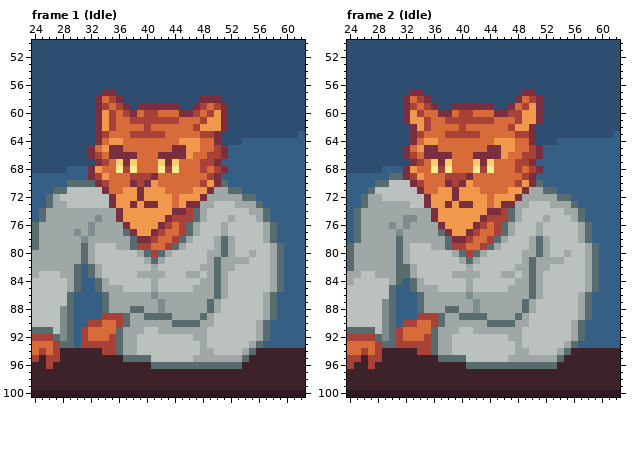
One commit to this pixel-art file: Personal_Roberto/ASEPRITE/2. SideCharacters/AllIdles.aseprite. The picture above was drawn from the file before the commit.
384x144 pixels, 12 frames. Colours within 5 levels of each other are drawn and written as one. Shown: frame 1 (Idle): x 24..62, y 50..100; frame 2 (Idle): x 24..62, y 50..100. The commit also changed other frames or places, which this record leaves out.
The result:
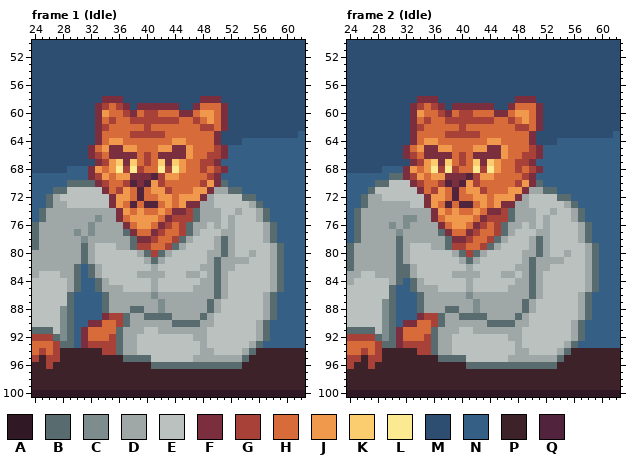
Palette (. is transparent): A #301924  B #586b6f  C #7d8c8c  D #9fa8a6  E #bbc1be  F #7b2e3d  G #a84239  H #d86b3a  J #f0984b  K #fbcd6e  L #fcea92  M #2d4e71  N #365f85  P #3d222a  Q #52233c
The edit:
--- frame 1 (Idle), layer "Wallace"
@@ x 31..57 @@
  56 MMMMMMMMMMMMMMMMMMMMMMMMMMM
- 57 MMMFFMMMMMMMMMMMMMMMMMMMMMM
- 58 MMFHGFMMMMMMMMMMMFFFMMMMMMM
- 59 MMFGHGFMFFFFFFMMFGHGFMMMMMM
- 60 MMFJGHGFHGGHHHFFGHGJFMMMMMM
- 61 MMFJGHHGGGGGGGHHHGJJFMMMMMM
- 62 MMFJGHHHHGHHHHHHGJJJFMMMMMM
- 63 MMFGHHHGGGGGHHHHHGGFMMMMMMM
- 64 MMFHJJHHHHHHHHJJJHHFMMMNNNN
- 65 MFHJFFHHHHHHHFFJJHHGFNNNNNN
- 66 MFGHFFFFHHHFFFFJHHGGFNNNNNN
- 67 MMFGHKFKHHHKFKHHHGGFNNNNNNN
- 68 NFJHHLGLHHHLGLHHHGHGFNNNNNN
- 69 NFGJHHHGGGFHHHHHHHGFNNNNNNN
- 70 BBFGHHHFGFJHHHHHHGJFBNNNNNN
- 71 EEEFHHJJFJJJHHHHJJFDDBBNNNN
- 72 EEEEFJJJFJJJJHJJJFDDDDDBBNN
- 73 EEEEFJJFJFFJJHJFFDDEEEDDDBN
- 74 DDDDDFJJJJJJJFFGBDEEEEEEDDB
- 75 DDCDDFJJJJJJFGGGBDEEEDEEEDB
- 76 DCDDDDFJJJJFGHGBDEEEDEEEEED
- 77 DCDDDDBFJJFGHHGBDEEEDEEEEED
+ 57 MMMMMMMMMMMMMMMMMMMMMMMMMMM
+ 58 MMMFFFMMMMMMMMMMMFFFMMMMMMM
+ 59 MMFGHGFMFFFFFFMMFHHHFMMMMMM
+ 60 MMFJHHGFHGGHHHFFHJJHFMMMMMM
+ 61 MMFHGHHGGGGGGGHHGHJHFMMMMMM
+ 62 MMFGHHHHHGHHHHHHHGGHFMMMMMM
+ 63 MMFHHHHGGGGGHHHHHHHFMMMMMMM
+ 64 MMFHJJHHHHHHHJJHHHHFMMMNNNN
+ 65 MFHJFFJJHHHJJFFJHHHGFNNNNNN
+ 66 MFGHFFFFHGHFFFFJHHGGFNNNNNN
+ 67 MMFGJKFKHGHKFKJHHGGFNNNNNNN
+ 68 NFJHJLGLGHHLGLJHHGHGFNNNNNN
+ 69 NFGJHJJFFFQGJJHHHHGFNNNNNNN
+ 70 BBFGHHGQFQJGHHHHHGJFBNNNNNN
+ 71 EEEFHGJHQHJJGHHHJJFDDBBNNNN
+ 72 EEEEFJJHQHHJJHJJJFDEEEEBBNN
+ 73 EEEEFJHQHQQHJHJFFDDEEEEEDBN
+ 74 DDDDDFJHJHHJHFFGBDDDEEDEEDB
+ 75 DDCDDFHJJJJHFGGGBDDDEDEEEDB
+ 76 DCDDDDFHJJHFGHGBDDEDEDEEEED
+ 77 DCDDDDBFHHFGHHGBDEEEDDEEEED
  78 CDDDDDDBFFGHHGBDEEEDBDEEEED
@@ x 29..36 @@
  88 BNNNNBDD
- 89 BNNNNGGG
- 90 BNNGGHHG
- 91 BNGHHHHB
- 92 BNGHHHGB
- 93 BNGGGGGB
+ 89 BNNNNFGG
+ 90 BNNFFHHG
+ 91 BNFHHHHB
+ 92 BNFHHHGB
+ 93 BNFGGGGB
  94 PPPPPGGB
--- frame 2 (Idle), layer "Wallace"
@@ x 24..62 @@
  56 MMMMMMMMMMMMMMMMMMMMMMMMMMMMMMMMMMMMMMM
- 57 MMMMMMMMMFFMMMMMMMMMMMMMMFFMMMMMMMMMMMM
- 58 MMMMMMMMFHGFMMMMMMMMMMMMFHGFMMMMMMMMMMM
- 59 MMMMMMMMFGHGFMMFFFFFFMMFHGJFMMMMMMMMMMM
- 60 MMMMMMMMFJGHHFFHGGHHHFFGGJJFMMMMMMMMMMM
- 61 MMMMMMMMFJJGHHGGGGGGGHHHGJJFMMMMMMMMMMM
- 62 MMMMMMMMMFJGHHHHGHHHHHHGJJFMMMMMMMMMMMM
- 63 MMMMMMMMMFGHHHGGGGGHHHHHGGFMMMMMMMMMMMN
- 64 MMMMMMMMMFHJJHHHHHHHHJJJHHFMMMNNNNNNNNN
- 65 MMMMMMMMFHJFFHHHHHHHFFJJHHGFNNNNNNNNNNN
- 66 MMMMMMMMFGHFFFFHHHFFFFJHHGGFNNNNNNNNNNN
- 67 MMMMMMMMMFGHKFKHHHKFKHHHGGFNNNNNNNNNNNN
- 68 MMMMMNNNFJHHLGLHHHLGLHHHGHGFNNNNNNNNNNN
- 69 NNNNNNBBFGJHHHGGGFHHHHHHHGFNNNNNNNNNNNN
- 70 NNNNBBEEEFGHHHFGFJHHHHHHGJFBNNNNNNNNNNN
- 71 NNNBEEEEEEFHHJJFJJJHHHHJJFDDBBNNNNNNNNN
- 72 NNBDDEEEEEEFJJJFJJJJHJJJFDDDDDBBNNNNNNN
- 73 NNBDDDDDDEEFJJFJFFJJHJFFDDEEEDDDBNNNNNN
- 74 NBDDDDDDDDDDFJJJJJJJFFGBDEEEEEEDDBNNNNN
- 75 NBDDDDDDCCDDFJJJJJJFGGGBDEEEDEEEDBNNNNN
- 76 NBDDDDCDCDDDDFJJJJFGHGBDEEEDEEEEEDBNNNN
- 77 NBDDDDDCDDDDDBFJJFGHHGBDEEEDEEEEEDBNNNN
+ 57 MMMMMMMMMMMMMMMMMMMMMMMMMMMMMMMMMMMMMMM
+ 58 MMMMMMMMMMFFFMMMMMMMMMMMFFFMMMMMMMMMMMM
+ 59 MMMMMMMMMFGHGFMFFFFFFMMFHHHFMMMMMMMMMMM
+ 60 MMMMMMMMMFJHHGFHGGHHHFFHJJHFMMMMMMMMMMM
+ 61 MMMMMMMMMFHGHHGGGGGGGHHGHJHFMMMMMMMMMMM
+ 62 MMMMMMMMMFGHHHHHGHHHHHHHGGHFMMMMMMMMMMM
+ 63 MMMMMMMMMFHHHHGGGGGHHHHHHHFMMMMMMMMMMMN
+ 64 MMMMMMMMMFHJJHHHHHHHJJHHHHFMMMNNNNNNNNN
+ 65 MMMMMMMMFHJFFJJHHHJJFFJHHHGFNNNNNNNNNNN
+ 66 MMMMMMMMFGHFFFFHGHFFFFJHHGGFNNNNNNNNNNN
+ 67 MMMMMMMMMFGJKFKHGHKFKJHHGGFNNNNNNNNNNNN
+ 68 MMMMMNNNFJHJLGLGHHLGLJHHGHGFNNNNNNNNNNN
+ 69 NNNNNNBBFGJHJJFFFQGJJHHHHGFNNNNNNNNNNNN
+ 70 NNNNBBEEEFGHHGQFQJGHHHHHGJFBNNNNNNNNNNN
+ 71 NNNBEEEEEEFHGJHQHJJGHHHJJFDDBBNNNNNNNNN
+ 72 NNBDDEEEEEEFJJHQHHJJHJJJFDEEEEBBNNNNNNN
+ 73 NNBDDDDDDEEFJHQHQQHJHJFFDDEEEEEDBNNNNNN
+ 74 NBDDDDDDDDDDFJHJHHJHFFGBDDDEEDEEDBNNNNN
+ 75 NBDDDDDDCCDDFHJJJJHFGGGBDDDEDEEEDBNNNNN
+ 76 NBDDDDCDCDDDDFHJJHFGHGBDDEDEDEEEEDBNNNN
+ 77 NBDDDDDCDDDDDBFHHFGHHGBDEEEDDEEEEDBNNNN
  78 NBDDDDDBDDDDDDBFFGHHGBDEEEDBDEEEEDBNNNN
@@ x 29..36 @@
  88 CBNNNBDD
- 89 CBNNNGGG
- 90 CBNGGHHG
- 91 CBGHHHHB
- 92 CBGHHHGB
- 93 BBGGGGGB
+ 89 CBNNNFGG
+ 90 CBNFFHHG
+ 91 CBFHHHHB
+ 92 CBFHHHGB
+ 93 BBFGGGGB
  94 PPPPPGGB
Where, in picture pixels (left, top, right, bottom), the same in both pictures:
changed: (95, 89, 256, 236)
changed: (81, 313, 109, 348)
changed: (403, 89, 571, 236)
changed: (396, 313, 424, 348)
